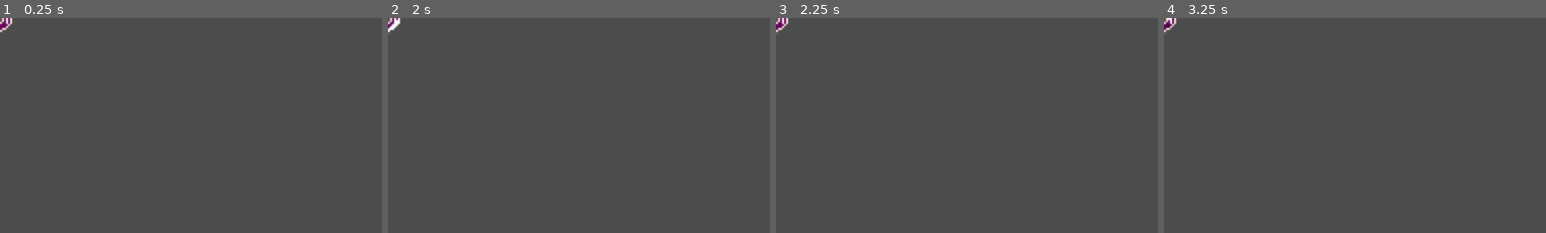
Above: before the commit, frames 1-4 (left to right).
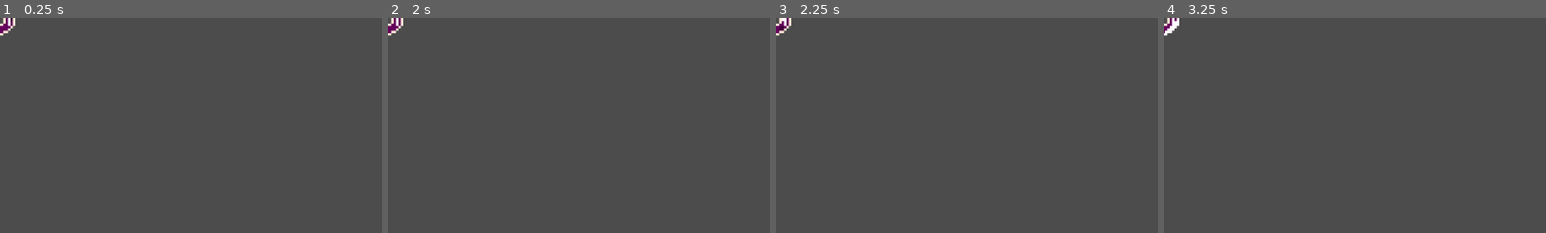
Above: after the commit, the same moments.

Repository: ACubed/Archetype
Game: Godot game, scene res://Scenes/powerup.tscn
Same seed, same stepped clock (60 frames per second), same inputs: the game is played once before the commit and once after it. This scene is started directly instead of the project's main scene.
Inputs:
- Up to frame 1 (0.25 s): no input
- Up to frame 2 (2 s): tap Enter at 0.5, 0.6 s; tap Space at 0.77, 1.52 s; tap Backspace at 1.35 s
- Up to frame 3 (2.25 s): tap Enter at 2.1 s
- Up to frame 4 (3.25 s): tap Space at 2.75, 3.02 s; tap Backspace at 2.85 s
The pictures show only the part of the screen within x 0-50%, y 0-50%; the shares and areas given below are measured in that part.

The runs differ from the first frame. In frame 1, 0.2% of the frame differs, in the area x 0-4%, y 0-9%; in frame 2, 0.2%; in frame 3, 0.2%; in frame 4, 0.2%.

Commit message:
Scaled potion / powerup sprites properly.

Diff:
--- a/Scenes/World.tscn
+++ b/Scenes/World.tscn
@@ -217,98 +217,98 @@
 
 [sub_resource type="AtlasTexture" id=33]
 flags = 4
-atlas = ExtResource( 16 )
-region = Rect2( 128, 0, 128, 128 )
-
-[sub_resource type="AtlasTexture" id=34]
-flags = 4
-atlas = ExtResource( 16 )
-region = Rect2( 256, 0, 128, 128 )
-
-[sub_resource type="AtlasTexture" id=35]
-flags = 4
-atlas = ExtResource( 16 )
-region = Rect2( 384, 0, 128, 128 )
-
-[sub_resource type="AtlasTexture" id=36]
-flags = 4
-atlas = ExtResource( 16 )
-region = Rect2( 512, 0, 128, 128 )
-
-[sub_resource type="AtlasTexture" id=37]
-flags = 4
-atlas = ExtResource( 16 )
-region = Rect2( 640, 0, 128, 128 )
-
-[sub_resource type="AtlasTexture" id=38]
-flags = 4
-atlas = ExtResource( 16 )
-region = Rect2( 768, 0, 128, 128 )
-
-[sub_resource type="AtlasTexture" id=39]
-flags = 4
-atlas = ExtResource( 16 )
-region = Rect2( 896, 0, 128, 128 )
-
-[sub_resource type="AtlasTexture" id=40]
-flags = 4
-atlas = ExtResource( 16 )
-region = Rect2( 1024, 0, 128, 128 )
-
-[sub_resource type="AtlasTexture" id=41]
-flags = 4
-atlas = ExtResource( 16 )
-region = Rect2( 1152, 0, 128, 128 )
-
-[sub_resource type="AtlasTexture" id=42]
-flags = 4
-atlas = ExtResource( 16 )
-region = Rect2( 1280, 0, 128, 128 )
-
-[sub_resource type="AtlasTexture" id=43]
-flags = 4
-atlas = ExtResource( 16 )
-region = Rect2( 1408, 0, 128, 128 )
-
-[sub_resource type="AtlasTexture" id=44]
-flags = 4
 atlas = ExtResource( 17 )
 region = Rect2( 0, 0, 128, 128 )
 
-[sub_resource type="AtlasTexture" id=45]
+[sub_resource type="AtlasTexture" id=34]
 flags = 4
 atlas = ExtResource( 17 )
 region = Rect2( 128, 0, 128, 128 )
 
-[sub_resource type="AtlasTexture" id=46]
+[sub_resource type="AtlasTexture" id=35]
 flags = 4
 atlas = ExtResource( 17 )
 region = Rect2( 256, 0, 128, 128 )
 
-[sub_resource type="AtlasTexture" id=47]
+[sub_resource type="AtlasTexture" id=36]
 flags = 4
 atlas = ExtResource( 17 )
 region = Rect2( 384, 0, 128, 128 )
 
-[sub_resource type="AtlasTexture" id=48]
+[sub_resource type="AtlasTexture" id=37]
 flags = 4
 atlas = ExtResource( 17 )
 region = Rect2( 512, 0, 128, 128 )
 
-[sub_resource type="AtlasTexture" id=49]
+[sub_resource type="AtlasTexture" id=38]
 flags = 4
 atlas = ExtResource( 17 )
 region = Rect2( 640, 0, 128, 128 )
 
-[sub_resource type="AtlasTexture" id=50]
+[sub_resource type="AtlasTexture" id=39]
 flags = 4
 atlas = ExtResource( 17 )
 region = Rect2( 768, 0, 128, 128 )
 
-[sub_resource type="AtlasTexture" id=51]
+[sub_resource type="AtlasTexture" id=40]
 flags = 4
 atlas = ExtResource( 17 )
 region = Rect2( 896, 0, 128, 128 )
+
+[sub_resource type="AtlasTexture" id=41]
+flags = 4
+atlas = ExtResource( 16 )
+region = Rect2( 128, 0, 128, 128 )
+
+[sub_resource type="AtlasTexture" id=42]
+flags = 4
+atlas = ExtResource( 16 )
+region = Rect2( 256, 0, 128, 128 )
+
+[sub_resource type="AtlasTexture" id=43]
+flags = 4
+atlas = ExtResource( 16 )
+region = Rect2( 384, 0, 128, 128 )
+
+[sub_resource type="AtlasTexture" id=44]
+flags = 4
+atlas = ExtResource( 16 )
+region = Rect2( 512, 0, 128, 128 )
+
+[sub_resource type="AtlasTexture" id=45]
+flags = 4
+atlas = ExtResource( 16 )
+region = Rect2( 640, 0, 128, 128 )
+
+[sub_resource type="AtlasTexture" id=46]
+flags = 4
+atlas = ExtResource( 16 )
+region = Rect2( 768, 0, 128, 128 )
+
+[sub_resource type="AtlasTexture" id=47]
+flags = 4
+atlas = ExtResource( 16 )
+region = Rect2( 896, 0, 128, 128 )
+
+[sub_resource type="AtlasTexture" id=48]
+flags = 4
+atlas = ExtResource( 16 )
+region = Rect2( 1024, 0, 128, 128 )
+
+[sub_resource type="AtlasTexture" id=49]
+flags = 4
+atlas = ExtResource( 16 )
+region = Rect2( 1152, 0, 128, 128 )
+
+[sub_resource type="AtlasTexture" id=50]
+flags = 4
+atlas = ExtResource( 16 )
+region = Rect2( 1280, 0, 128, 128 )
+
+[sub_resource type="AtlasTexture" id=51]
+flags = 4
+atlas = ExtResource( 16 )
+region = Rect2( 1408, 0, 128, 128 )
 
 [sub_resource type="SpriteFrames" id=52]
 animations = [ {
@@ -322,93 +322,93 @@
 "name": "Death",
 "speed": 15.0
 }, {
-"frames": [ SubResource( 33 ), SubResource( 34 ), SubResource( 35 ), SubResource( 36 ), SubResource( 37 ), SubResource( 38 ), SubResource( 39 ), SubResource( 40 ), SubResource( 41 ), SubResource( 42 ), SubResource( 43 ) ],
+"frames": [ SubResource( 33 ), SubResource( 34 ), SubResource( 35 ), SubResource( 36 ), SubResource( 37 ), SubResource( 38 ), SubResource( 39 ), SubResource( 40 ) ],
+"loop": true,
+"name": "Idle",
+"speed": 10.0
+}, {
+"frames": [ SubResource( 41 ), SubResource( 42 ), SubResource( 43 ), SubResource( 44 ), SubResource( 45 ), SubResource( 46 ), SubResource( 47 ), SubResource( 48 ), SubResource( 49 ), SubResource( 50 ), SubResource( 51 ) ],
 "loop": false,
 "name": "Attack",
 "speed": 18.0
-}, {
-"frames": [ SubResource( 44 ), SubResource( 45 ), SubResource( 46 ), SubResource( 47 ), SubResource( 48 ), SubResource( 49 ), SubResource( 50 ), SubResource( 51 ) ],
-"loop": true,
-"name": "Idle",
-"speed": 10.0
 } ]
 
-[sub_resource type="AtlasTexture" id=53]
+[sub_resource type="AtlasTexture" id=68]
 flags = 4
 atlas = ExtResource( 47 )
-region = Rect2( 0, 0, 16, 16 )
-
-[sub_resource type="AtlasTexture" id=54]
+region = Rect2( 0, 0, 48, 48 )
+
+[sub_resource type="AtlasTexture" id=69]
 flags = 4
 atlas = ExtResource( 47 )
-region = Rect2( 16, 0, 16, 16 )
-
-[sub_resource type="AtlasTexture" id=55]
+region = Rect2( 48, 0, 48, 48 )
+
+[sub_resource type="AtlasTexture" id=70]
 flags = 4
 atlas = ExtResource( 47 )
-region = Rect2( 0, 16, 16, 16 )
-
-[sub_resource type="AtlasTexture" id=56]
+region = Rect2( 0, 48, 48, 48 )
+
+[sub_resource type="AtlasTexture" id=71]
 flags = 4
 atlas = ExtResource( 47 )
-region = Rect2( 16, 16, 16, 16 )
-
-[sub_resource type="AtlasTexture" id=57]
+region = Rect2( 48, 48, 48, 48 )
+
+[sub_resource type="AtlasTexture" id=72]
 flags = 4
 atlas = ExtResource( 47 )
-region = Rect2( 0, 32, 16, 16 )
-
-[sub_resource type="AtlasTexture" id=58]
+region = Rect2( 0, 96, 48, 48 )
+
+[sub_resource type="AtlasTexture" id=73]
 flags = 4
 atlas = ExtResource( 47 )
-region = Rect2( 16, 32, 16, 16 )
+region = Rect2( 48, 96, 48, 48 )
 
 [sub_resource type="SpriteFrames" id=59]
 animations = [ {
-"frames": [ SubResource( 53 ), SubResource( 54 ), SubResource( 55 ), SubResource( 56 ), SubResource( 57 ), SubResource( 58 ) ],
+"frames": [ SubResource( 68 ), SubResource( 69 ), SubResource( 70 ), SubResource( 71 ), SubResource( 72 ), SubResource( 73 ) ],
 "loop": true,
 "name": "default",
 "speed": 5.0
 } ]
 
-[sub_resource type="AtlasTexture" id=60]
+[sub_resource type="AtlasTexture" id=74]
 flags = 4
 atlas = ExtResource( 46 )
-region = Rect2( 0, 0, 16, 16 )
-
-[sub_resource type="AtlasTexture" id=61]
+region = Rect2( 0, 0, 48, 48 )
+
+[sub_resource type="AtlasTexture" id=75]
 flags = 4
 atlas = ExtResource( 46 )
-region = Rect2( 16, 0, 16, 16 )
-
-[sub_resource type="AtlasTexture" id=62]
+region = Rect2( 48, 0, 48, 48 )
+
+[sub_resource type="AtlasTexture" id=76]
 flags = 4
 atlas = ExtResource( 46 )
-region = Rect2( 32, 0, 16, 16 )
-
-[sub_resource type="AtlasTexture" id=63]
+region = Rect2( 96, 0, 48, 48 )
+
+[sub_resource type="AtlasTexture" id=77]
 flags = 4
 atlas = ExtResource( 46 )
-region = Rect2( 0, 16, 16, 16 )
-
-[sub_resource type="AtlasTexture" id=64]
+region = Rect2( 0, 48, 48, 48 )
+
+[sub_resource type="AtlasTexture" id=78]
 flags = 4
 atlas = ExtResource( 46 )
-region = Rect2( 16, 16, 16, 16 )
-
-[sub_resource type="AtlasTexture" id=65]
+region = Rect2( 48, 48, 48, 48 )
+
+[sub_resource type="AtlasTexture" id=79]
 flags = 4
 atlas = ExtResource( 46 )
-region = Rect2( 32, 16, 16, 16 )
-
-[sub_resource type="AtlasTexture" id=66]
+region = Rect2( 96, 48, 48, 48 )
+
+[sub_resource type="AtlasTexture" id=80]
 flags = 4
 atlas = ExtResource( 46 )
-region = Rect2( 0, 32, 16, 16 )
+region = Rect2( 0, 96, 48, 48 )
 
 [sub_resource type="SpriteFrames" id=67]
 animations = [ {
-"frames": [ SubResource( 60 ), SubResource( 61 ), SubResource( 62 ), SubResource( 63 ), SubResource( 64 ), SubResource( 65 ), SubResource( 66 ) ],
+"frames": [ SubResource( 74 ), SubResource( 75 ), SubResource( 76 ), SubResource( 77 ), SubResource( 78 ), SubResource( 79 ), SubResource( 80 ) ],
 "loop": true,
 "name": "default",
 "speed": 5.0
@@ -978,17 +978,17 @@
 [node name="nuke" type="AnimatedSprite" parent="toolbar"]
 visible = false
 position = Vector2( 286.932, 511.934 )
-scale = Vector2( 1.5, 1.5 )
+scale = Vector2( 0.5, 0.5 )
 frames = SubResource( 59 )
-frame = 2
+frame = 1
 playing = true
 
 [node name="health" type="AnimatedSprite" parent="toolbar"]
 visible = false
 position = Vector2( 256.883, 512.3 )
-scale = Vector2( 1.5, 1.5 )
+scale = Vector2( 0.5, 0.5 )
 frames = SubResource( 67 )
-frame = 5
+frame = 1
 playing = true
 [connection signal="timeout" from="spawn_timer" to="." method="_on_spawn_timer_timeout"]
 [connection signal="animation_finished" from="archer/archer_sprite" to="." method="_on_archer_sprite_animation_finished"]
--- a/Scenes/powerup.tscn
+++ b/Scenes/powerup.tscn
@@ -7,67 +7,67 @@
 [sub_resource type="AtlasTexture" id=1]
 flags = 4
 atlas = ExtResource( 1 )
-region = Rect2( 0, 0, 16, 16 )
+region = Rect2( 0, 0, 48, 48 )
 
 [sub_resource type="AtlasTexture" id=2]
 flags = 4
 atlas = ExtResource( 1 )
-region = Rect2( 16, 0, 16, 16 )
+region = Rect2( 48, 0, 48, 48 )
 
 [sub_resource type="AtlasTexture" id=3]
 flags = 4
 atlas = ExtResource( 1 )
-region = Rect2( 32, 0, 16, 16 )
+region = Rect2( 96, 0, 48, 48 )
 
 [sub_resource type="AtlasTexture" id=4]
 flags = 4
 atlas = ExtResource( 1 )
-region = Rect2( 0, 16, 16, 16 )
+region = Rect2( 0, 48, 48, 48 )
 
 [sub_resource type="AtlasTexture" id=5]
 flags = 4
 atlas = ExtResource( 1 )
-region = Rect2( 16, 16, 16, 16 )
+region = Rect2( 48, 48, 48, 48 )
 
 [sub_resource type="AtlasTexture" id=6]
 flags = 4
 atlas = ExtResource( 1 )
-region = Rect2( 32, 16, 16, 16 )
+region = Rect2( 96, 48, 48, 48 )
 
 [sub_resource type="AtlasTexture" id=7]
 flags = 4
 atlas = ExtResource( 1 )
-region = Rect2( 0, 32, 16, 16 )
+region = Rect2( 0, 96, 48, 48 )
 
 [sub_resource type="AtlasTexture" id=8]
 flags = 4
 atlas = ExtResource( 2 )
-region = Rect2( 0, 0, 16, 16 )
+region = Rect2( 0, 0, 48, 48 )
 
 [sub_resource type="AtlasTexture" id=9]
 flags = 4
 atlas = ExtResource( 2 )
-region = Rect2( 16, 0, 16, 16 )
+region = Rect2( 48, 0, 48, 48 )
 
 [sub_resource type="AtlasTexture" id=10]
 flags = 4
 atlas = ExtResource( 2 )
-region = Rect2( 0, 16, 16, 16 )
+region = Rect2( 0, 48, 48, 48 )
 
 [sub_resource type="AtlasTexture" id=11]
 flags = 4
 atlas = ExtResource( 2 )
-region = Rect2( 16, 16, 16, 16 )
+region = Rect2( 48, 48, 48, 48 )
 
 [sub_resource type="AtlasTexture" id=12]
 flags = 4
 atlas = ExtResource( 2 )
-region = Rect2( 0, 32, 16, 16 )
+region = Rect2( 0, 96, 48, 48 )
 
 [sub_resource type="AtlasTexture" id=13]
 flags = 4
 atlas = ExtResource( 2 )
-region = Rect2( 16, 32, 16, 16 )
+region = Rect2( 48, 96, 48, 48 )
 
 [sub_resource type="SpriteFrames" id=14]
 animations = [ {
@@ -87,10 +87,9 @@
 
 [node name="sprite" type="AnimatedSprite" parent="."]
 position = Vector2( 0.100495, 0 )
-scale = Vector2( 2.5, 2.5 )
 frames = SubResource( 14 )
 animation = "nuke"
-frame = 3
+frame = 2
 playing = true
 
 [node name="label" type="RichTextLabel" parent="."]
Binary file changed: SpriteFrames/Potion.png
Binary file changed: SpriteFrames/nuke.png
